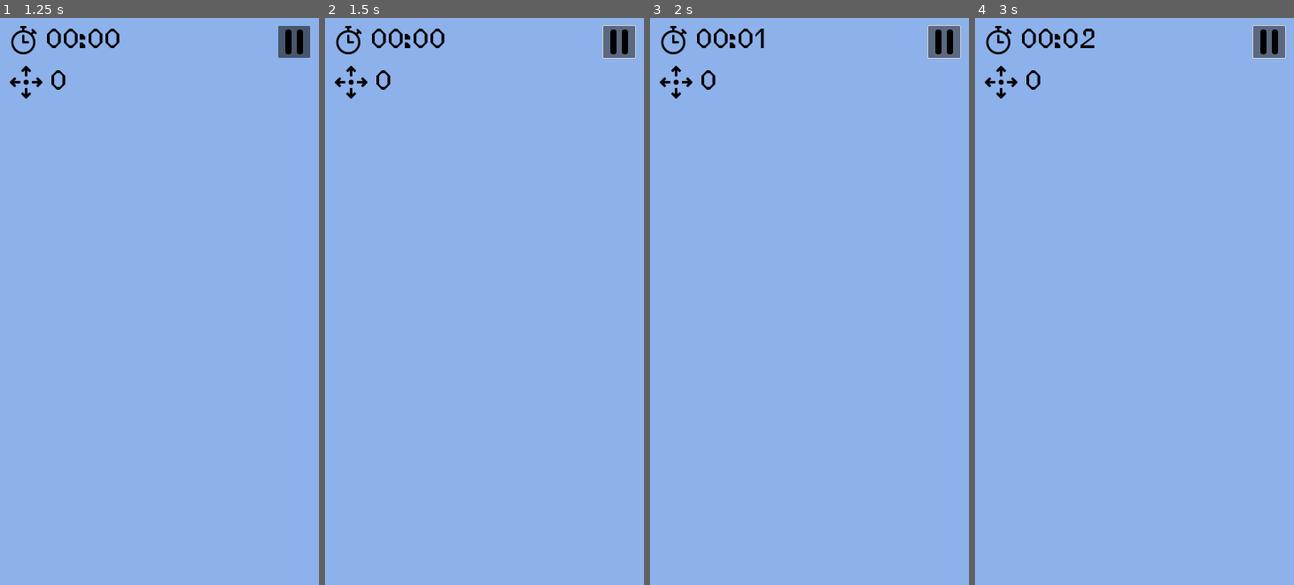
Above: before the commit, frames 1-4 (left to right).
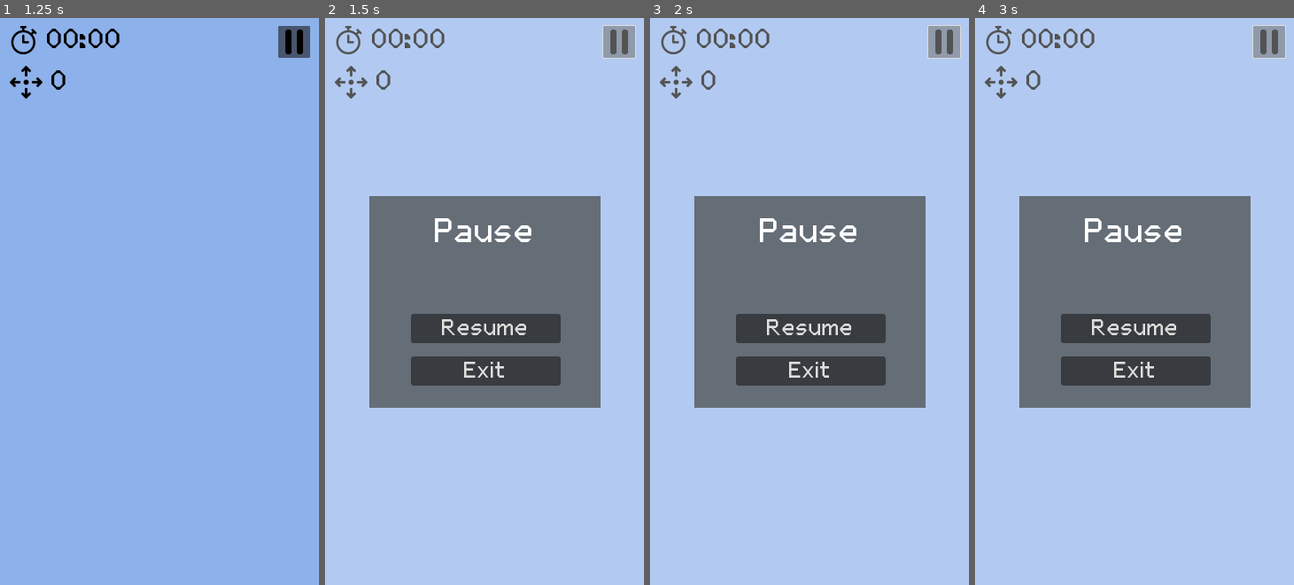
Above: after the commit, the same moments.

Repository: BKopysc/NumericSwipeG3
Game: Godot game, scene res://main.tscn
The game is run twice, just before and just after one commit, with the same random seed, the same clock (stepped at 60 frames per second) and the same inputs.
Inputs (mouse positions are in pixels of both pictures, inside the frame that each line leads up to):
- Up to frame 1 (1.25 s): click "Play" at 0.5 s
- Up to frame 2 (1.5 s): click (618, 40) at 1.25 s
- Up to frame 3 (2 s): no input
- Up to frame 4 (3 s): click (1134, 329) at 2 s, where only the run after the commit has a clickable "Resume"; click (1268, 40) at 2.75 s

Frame 1 is identical in both runs. In frame 2, 100% of the frame differs, in the area x 0-100%, y 0-100%; in frame 3, 100%; in frame 4, 100%.

Commit message:
pause hud

Diff:
--- a/hud/GameHud.gd
+++ b/hud/GameHud.gd
@@ -1,5 +1,7 @@
 extends Control
 
+signal game_paused
+signal game_exit
 
 # Called when the node enters the scene tree for the first time.
 func _ready():
@@ -21,3 +23,17 @@
 	var second_label = "0"+str(seconds) if seconds < 10 else "" + str(seconds)
 
 	$CanvasLayer/HBoxContainer/TimeLabel.text = minutes_label + ":" + second_label
+
+
+func _on_button_pressed():
+	$PauseHud.show()
+	game_paused.emit(true)
+
+
+func _on_pause_hud_resume_pressed():
+	$PauseHud.hide()
+	game_paused.emit(false)
+
+
+func _on_pause_hud_exit_pressed():
+	game_exit.emit()
--- a/hud/GameHud.tscn
+++ b/hud/GameHud.tscn
@@ -77,3 +77,7 @@
 [node name="PauseHud" parent="." instance=ExtResource("6_oyw16")]
 visible = false
 metadata/_edit_use_anchors_ = true
+
+[connection signal="pressed" from="CanvasLayer/Button" to="." method="_on_button_pressed"]
+[connection signal="exit_pressed" from="PauseHud" to="." method="_on_pause_hud_exit_pressed"]
+[connection signal="resume_pressed" from="PauseHud" to="." method="_on_pause_hud_resume_pressed"]
--- a/hud/PauseHud.gd
+++ b/hud/PauseHud.gd
@@ -1,5 +1,7 @@
 extends CanvasLayer
 
+signal resume_pressed
+signal exit_pressed
 
 # Called when the node enters the scene tree for the first time.
 func _ready():
@@ -15,3 +17,11 @@
 
 func show_layer():
 	$CanvasLayer.show()
+
+
+func _on_resume_button_pressed():
+	resume_pressed.emit()
+
+
+func _on_exit_button_pressed():
+	exit_pressed.emit()
--- a/hud/PauseHud.tscn
+++ b/hud/PauseHud.tscn
@@ -39,6 +39,7 @@
 offset_bottom = 44.5
 grow_horizontal = 2
 theme = ExtResource("1_70xdv")
+theme_override_font_sizes/font_size = 30
 text = "Pause"
 
 [node name="MarginContainer" type="MarginContainer" parent="ColorRect"]
@@ -48,10 +49,10 @@
 anchor_top = 1.0
 anchor_right = 0.5
 anchor_bottom = 1.0
-offset_left = -67.5
-offset_top = -98.5
-offset_right = 67.5
-offset_bottom = -21.5
+offset_left = -84.0
+offset_top = -106.5
+offset_right = 85.0
+offset_bottom = -25.5
 grow_horizontal = 2
 grow_vertical = 0
 
@@ -59,10 +60,15 @@
 layout_mode = 2
 theme_override_constants/separation = 15
 
-[node name="ReasumeButton" type="Button" parent="ColorRect/MarginContainer/VBoxContainer"]
+[node name="ResumeButton" type="Button" parent="ColorRect/MarginContainer/VBoxContainer"]
 layout_mode = 2
+theme = ExtResource("1_70xdv")
 text = "Resume"
 
 [node name="ExitButton" type="Button" parent="ColorRect/MarginContainer/VBoxContainer"]
 layout_mode = 2
+theme = ExtResource("1_70xdv")
 text = "Exit"
+
+[connection signal="pressed" from="ColorRect/MarginContainer/VBoxContainer/ResumeButton" to="." method="_on_resume_button_pressed"]
+[connection signal="pressed" from="ColorRect/MarginContainer/VBoxContainer/ExitButton" to="." method="_on_exit_button_pressed"]
--- a/levels/DefaultLevel.gd
+++ b/levels/DefaultLevel.gd
@@ -14,3 +14,15 @@
 func _on_basic_timer_timeout():
 	timer_ctr += 1
 	$GameHud.update_timer(timer_ctr)
+
+
+
+func _on_game_hud_game_paused(state):
+	if(state):
+		$BasicTimer.stop()
+	else:
+		$BasicTimer.start()
+
+
+func _on_game_hud_game_exit():
+	get_tree().change_scene_to_file("res://main.tscn")
--- a/levels/DefaultLevel.tscn
+++ b/levels/DefaultLevel.tscn
@@ -13,4 +13,6 @@
 
 [node name="BasicTimer" type="Timer" parent="."]
 
+[connection signal="game_exit" from="GameHud" to="." method="_on_game_hud_game_exit"]
+[connection signal="game_paused" from="GameHud" to="." method="_on_game_hud_game_paused"]
 [connection signal="timeout" from="BasicTimer" to="." method="_on_basic_timer_timeout"]
